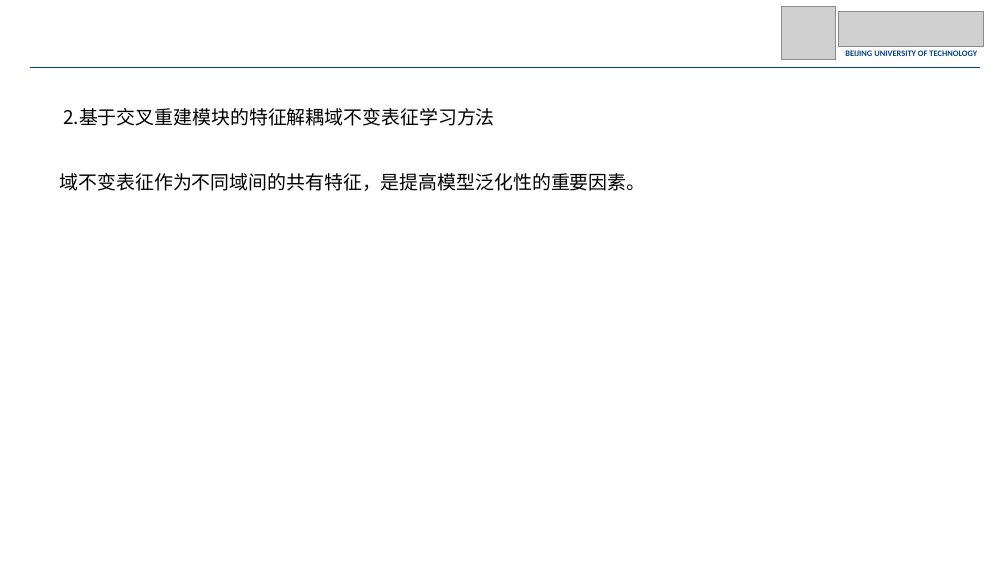
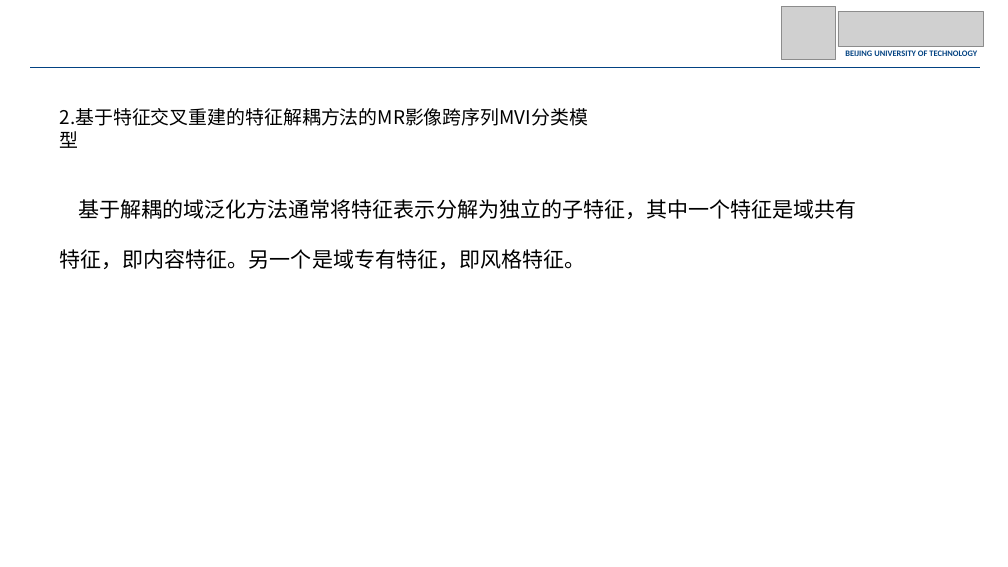
Before and after one commit to JohnnyM1ng/dissertation-proposal, a slide deck: slide 18 of 开题/开题_1210.pptx (slide 22 before the commit). Drawn at 1008x567 pixels with LibreOffice and Linux fonts; fonts in the diff are those of the drawing; grey boxes stand for pictures. Boxes give left, top, right and bottom in pixels: in the first picture for what was removed or moved away, otherwise in the second. Text is boxed around its words. In the diff, an @@ line names an element or a change of style, - is before the commit and + after.

```diff
--- a/开题/开题_1210.pptx
+++ b/开题/开题_1210.pptx
@@ text at <box>60,108,588,126</box>: text changed @@
-2.基于交叉重建模块的特征解耦域不变表征学习方法
+2.基于特征交叉重建的特征解耦方法的MR影像跨序列MVI分类模型
@@ text at <box>60,199,856,269</box>: text changed; size 18 to 20 pt @@
-域不变表征作为不同域间的共有特征，是提高模型泛化性的重要因素。
+基于解耦的域泛化方法通常将特征表示分解为独立的子特征，其中一个特征是域共有特征，即内容特征。另一个是域专有特征，即风格特征。
```
Also in this commit, not shown: 13 other slides changed, 3 slides removed, 3 other files.
